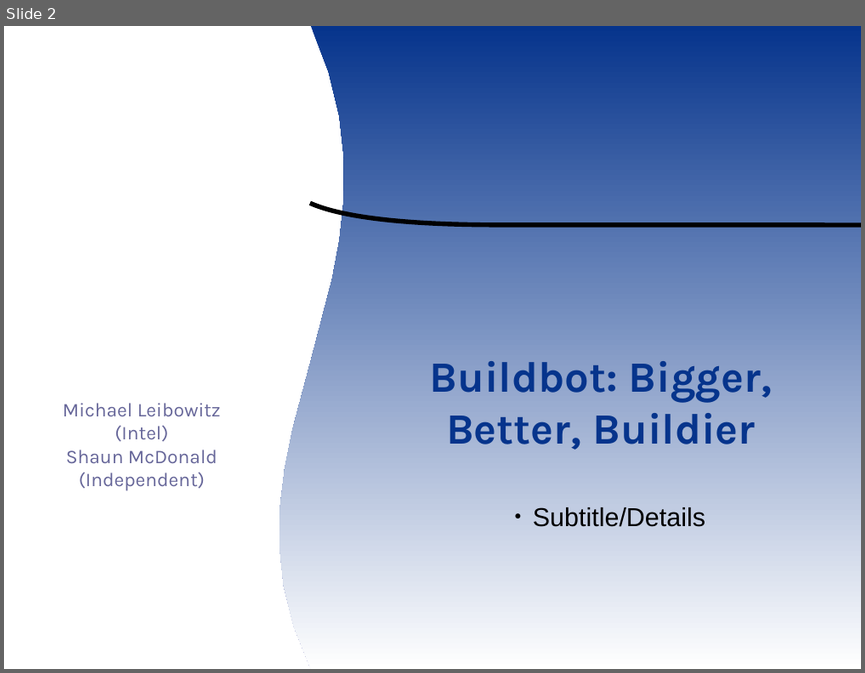
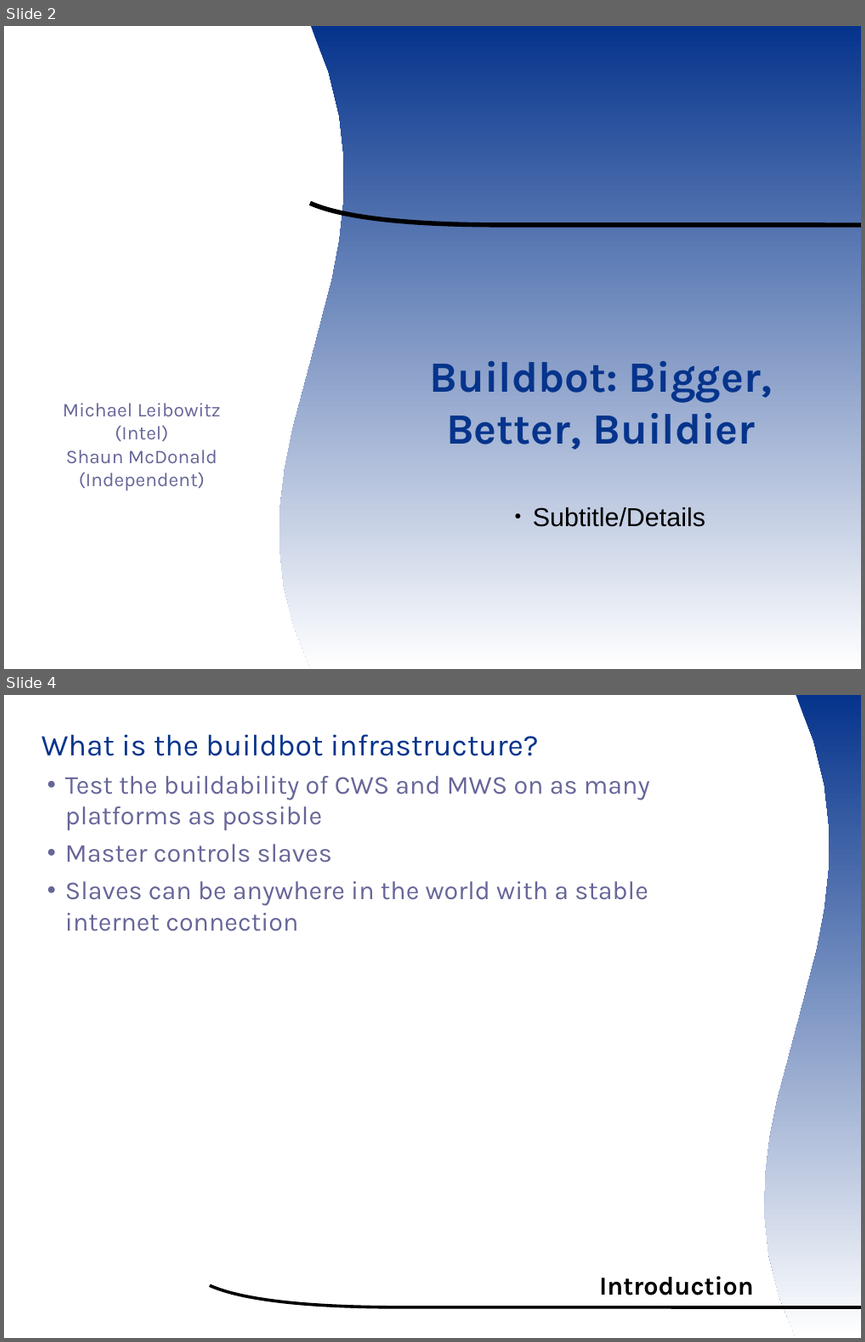
Before and after one commit to smsm1/ootermite, a slide deck: wiki/ooocon2007presentation.odp. Shown one above the other, each under a label of ours: slide 2 before the commit, slides 2 and 4 after it; the slides between them are not shown. The pictures are 865x673 and 865x1342 pixels, drawn with LibreOffice and Linux fonts; fonts in the diff are those of the drawing; background and template pictures are left out. Boxes give left, top, right and bottom in pixels: in the first picture for what was removed or moved away, otherwise in the second. Text is boxed around its words. In the diff, an @@ line names an element or a change of style, - is before the commit and + after.

```diff
--- a/wiki/ooocon2007presentation.odp
+++ b/wiki/ooocon2007presentation.odp
@@ slide 4 added at <box>4,695,861,1338</box>, background #FFFFFF @@
@@ freeform shape added at <box>765,695,861,1338</box>, fill gradient #06348C to #FFFFFF @@
@@ text added at <box>41,734,650,931</box>, 24 pt, text #666699 @@
+  What is the buildbot infrastructure?
+  ● Test the buildability of CWS and MWS on as many platforms as possible
+  ● Master controls slaves
+  ● Slaves can be anywhere in the world with a stable internet connection
@@ title added at <box>599,1276,754,1295</box>, 24 pt, text #000000, bold @@
+Introduction
@@ freeform shape added at <box>210,1285,861,1307</box>, outline #000000 2.83 pt @@
```
Also in this commit, not shown: 2 slides changed, 8 other slides added, 10 slides removed.
